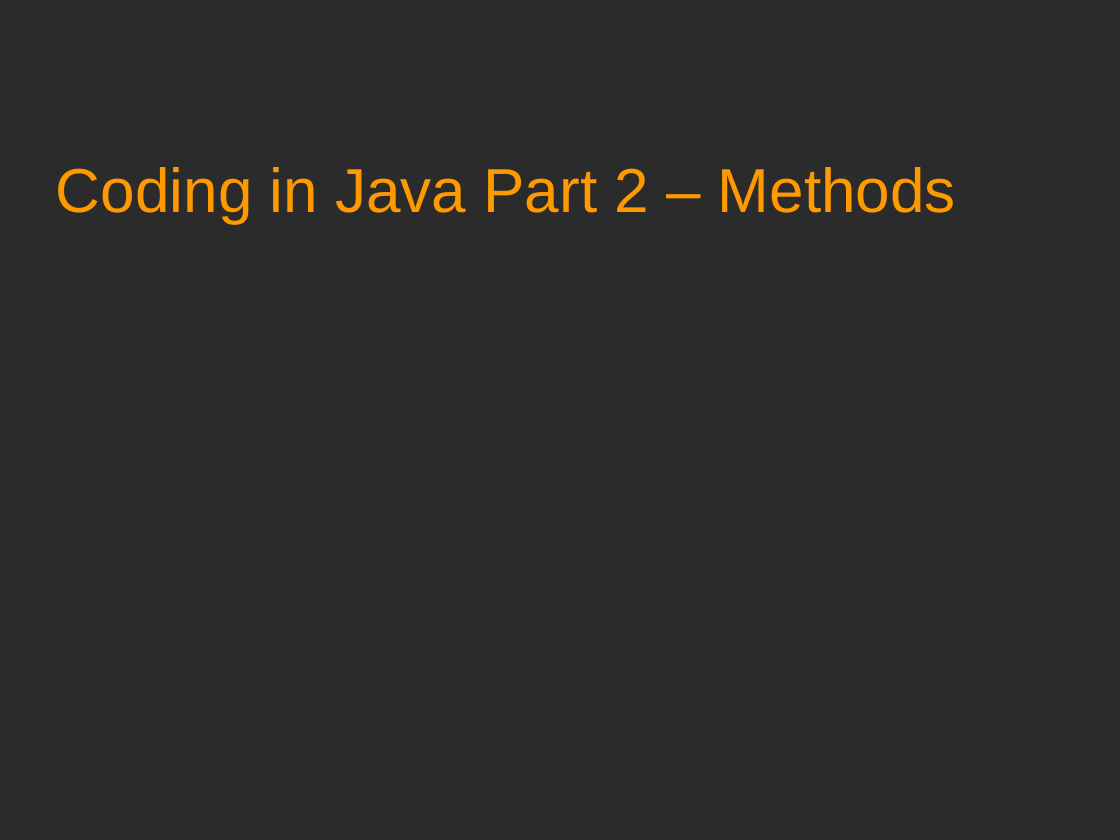
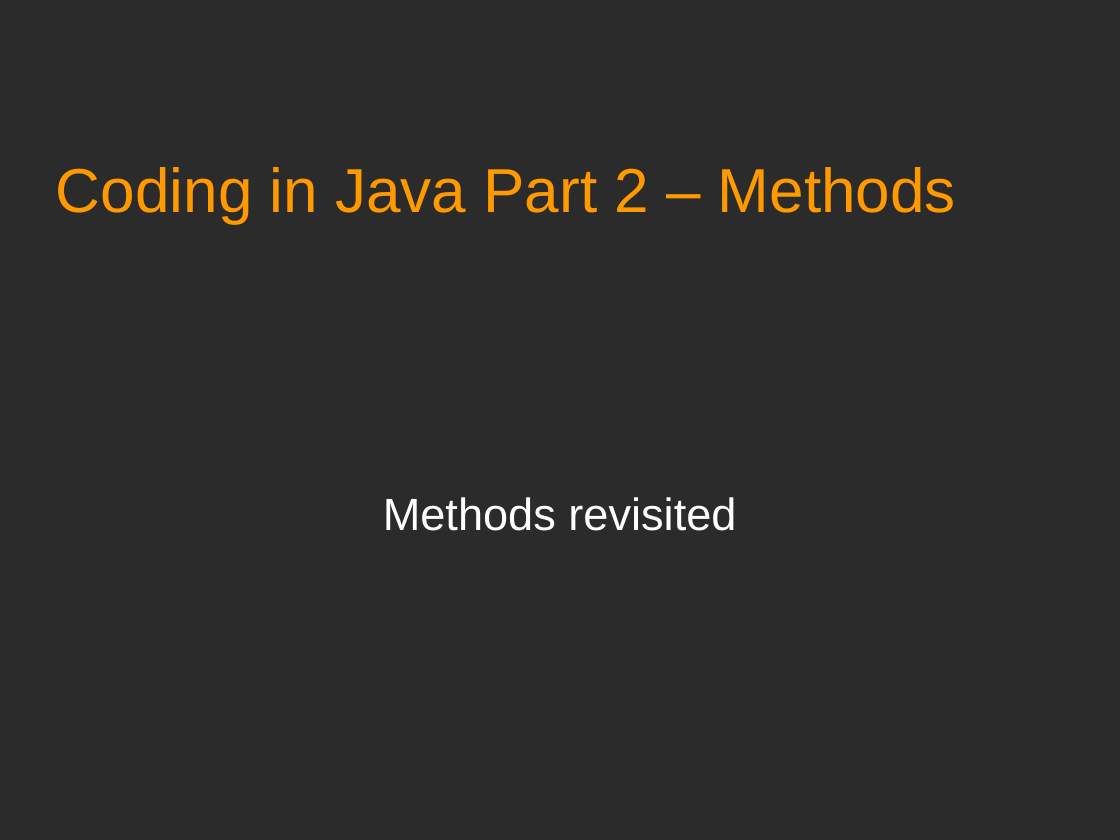
Before and after one commit to Academy-Soft-Intellect/Android-Programming-for-Beginners, a slide deck: slide 1 of 08_Coding_in_Java_Part_2_Methods.odp. Drawn at 1120x840 pixels with LibreOffice and Linux fonts; fonts in the diff are those of the drawing; background and template pictures are left out; a plain dark background stands for a picture behind light text. Boxes give left, top, right and bottom in pixels: in the first picture for what was removed or moved away, otherwise in the second. Text is boxed around its words. In the diff, an @@ line names an element or a change of style, - is before the commit and + after.

```diff
--- a/08_Coding_in_Java_Part_2_Methods.odp
+++ b/08_Coding_in_Java_Part_2_Methods.odp
@@ subtitle added at [383, 497, 736, 531], 32 pt, text #FFFFFF @@
+Methods revisited
```
Also in this commit, not shown: 1 other slide changed, 5 slides added.
